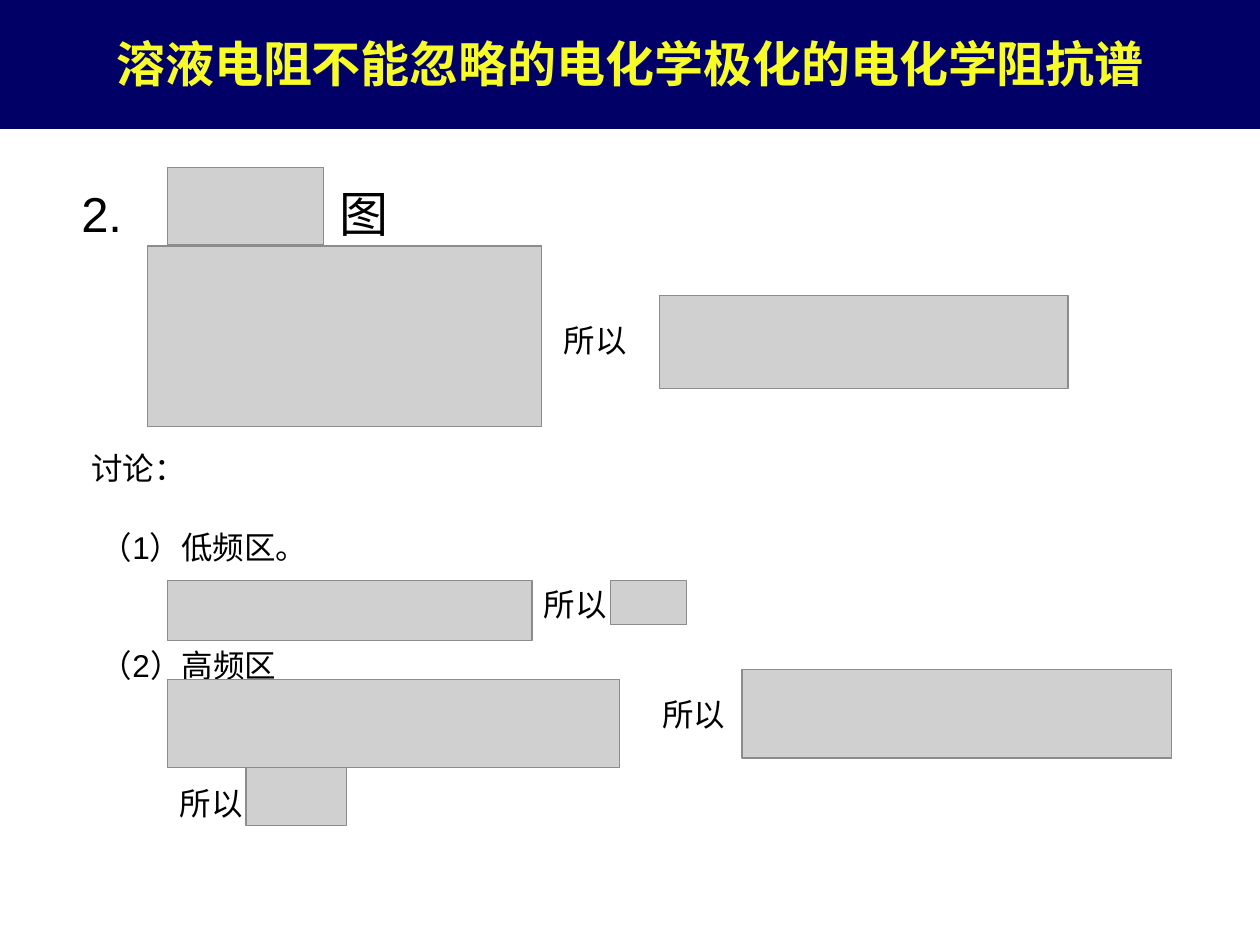
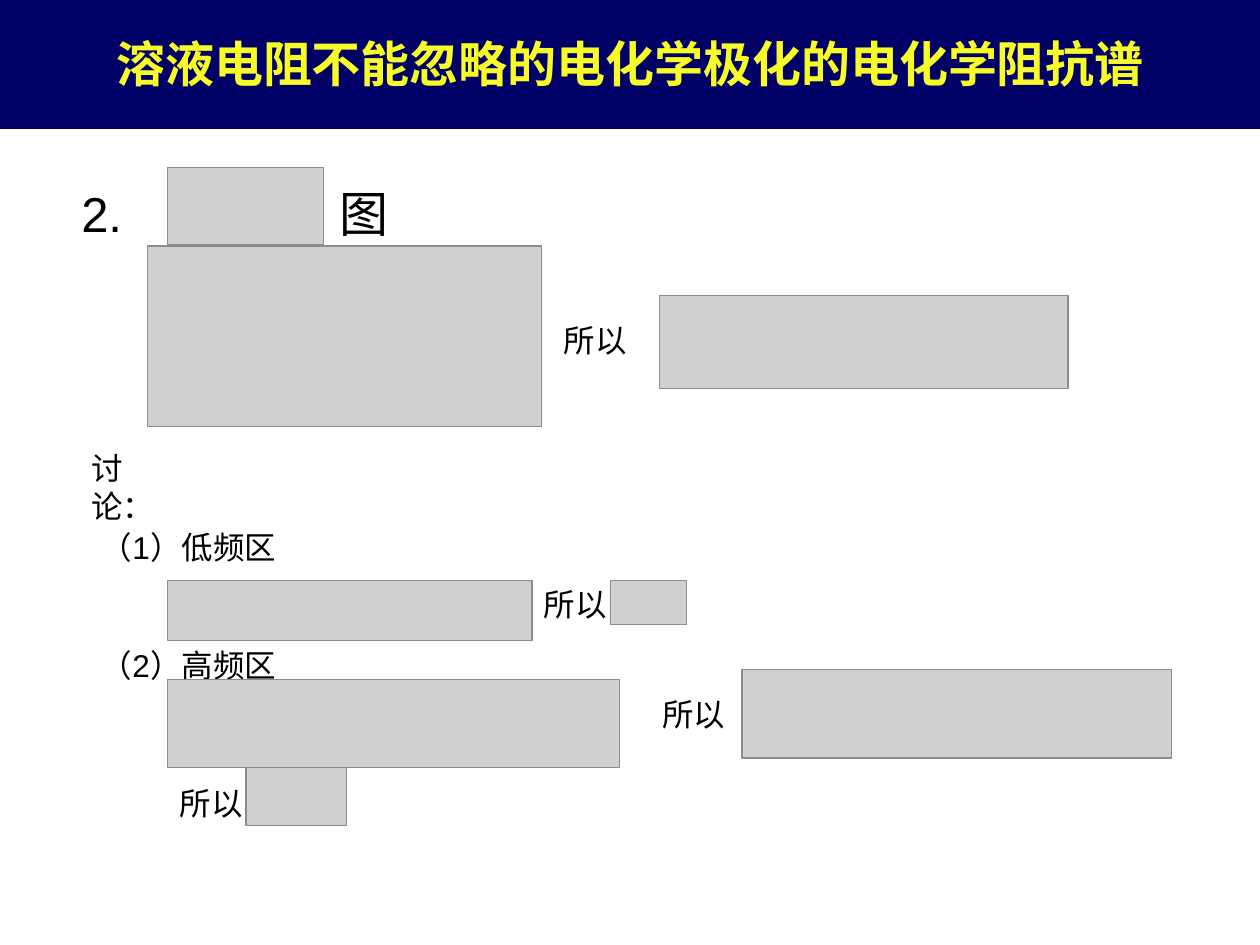
Before and after one commit to DreamBoatOve/gitTest, a slide deck: slide 43 of Lessons/eis/交流阻抗及解析.pptx. Drawn at 1260x945 pixels with LibreOffice and Linux fonts; fonts in the diff are those of the drawing; grey boxes stand for pictures. Boxes give left, top, right and bottom in pixels: in the first picture for what was removed or moved away, otherwise in the second. Text is boxed around its words. In the diff, an @@ line names an element or a change of style, - is before the commit and + after.

```diff
--- a/Lessons/eis/交流阻抗及解析.pptx
+++ b/Lessons/eis/交流阻抗及解析.pptx
@@ text "讨论：" rewrapped from <box>91,453,185,482</box> to <box>91,454,154,520</box> @@
@@ text at <box>101,532,276,562</box>: text changed @@
-（1）低频区。
+（1）低频区
```
Also in this commit, not shown: 3 other slides changed, 5 other files.
